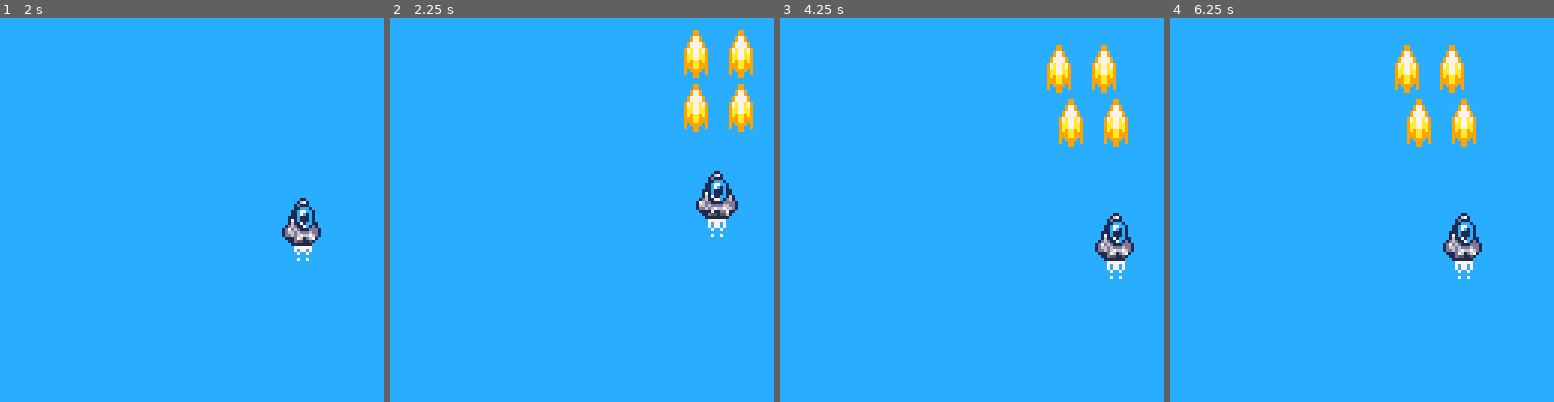
Above: before the commit, frames 1-4 (left to right).
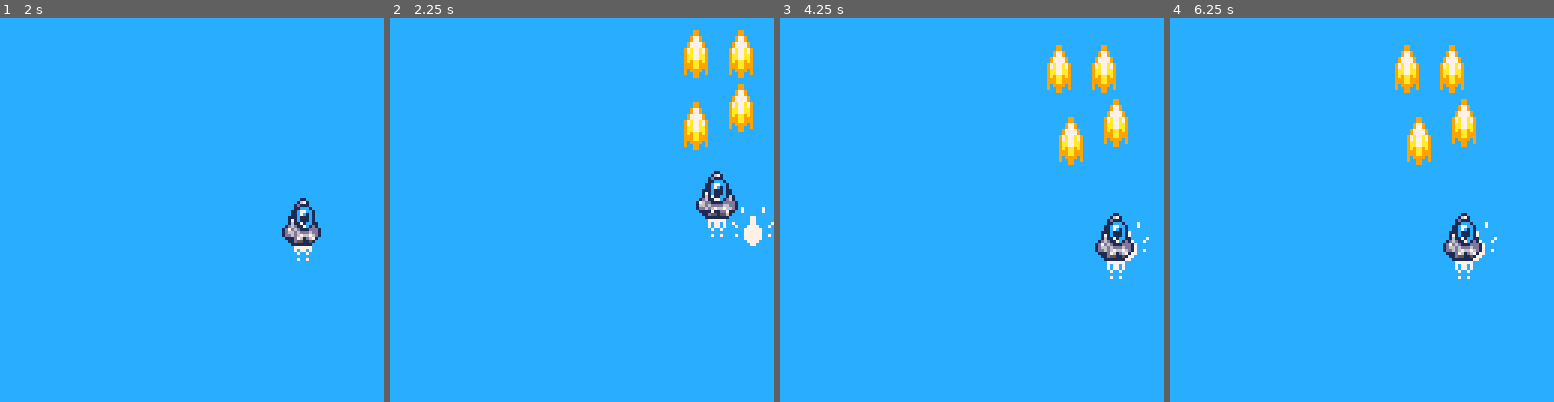
Above: after the commit, the same moments.

Repository: theRenard/move-and-fire
Game: PICO-8 cartridge advanced-shmup.p8
Same seed, same stepped clock (60 frames per second), same inputs: the game is played once before the commit and once after it.
Inputs:
- Up to frame 1 (2 s): tap O (Z key) at 0.7, 1.7 s; hold Right from 1.6 s (still down)
- Up to frame 2 (2.25 s): release Right at 2.1 s; tap O (Z key) at 2.1 s; hold Up from 2.15 s (still down)
- Up to frame 3 (4.25 s): release Up at 2.42 s; hold Right 2.47-3.03 s; tap O (Z key) every 0.4 s from 2.5 to 4.1 s; hold Left 3.08-3.58 s; hold Down 3.63-3.97 s; hold Right from 4.02 s (still down)
- Up to frame 4 (6.25 s): tap O (Z key) every 0.4 s from 4.5 to 6.1 s; release Right at 4.68 s; hold Up 4.73-5.03 s; hold Left 5.08-5.68 s; hold Down 5.73-6.03 s; hold Right from 6.08 s (still down)

Frame 1 is identical in both runs. In frame 2, 1.1% of the frame differs, in the area x 76-100%, y 17-60%; in frame 3, 0.9%; in frame 4, 0.9%.

Commit message:
Refactor entity pool handling for improved iteration; adjust z-index for ship and shot entities

Diff:
--- a/lua/classes.lua
+++ b/lua/classes.lua
@@ -36,9 +36,19 @@
   end,
 
   each = function(_ENV, method, ...)
-    for pl in all(entity.pools) do
-      for e in all(pl) do
-        if (e[method]) e[method](e, ...)
+    -- pq(entity.pools)
+    -- for pl in #entity.pools do
+    --   pq(entity.pools[pl])
+    --   for e in all(pl) do
+    --     if (e[method]) e[method](e, ...)
+    --   end
+    -- end
+    for z in pairs(entity.pools) do
+      for i = 1, #entity.pools[z] do
+        local e = entity.pools[z][i]
+        if e and e[method] then
+          e[method](e, ...)
+        end
       end
     end
   end,
@@ -58,11 +68,12 @@
   frames = {},
 
   init = function(_ENV)
-      entity.pools[z] = entity.pools[z] or {}
-      add(entity.pools[z], _ENV)
-      if pools[z] != entity.pools[z] then
-        add(pools[z], _ENV)
-      end
+    entity.pools[z] = entity.pools[z] or {}
+    add(entity.pools[z], _ENV)
+    if pools[z] != entity.pools[z] then
+      add(pools[z], _ENV)
+    end
+    pq(entity.pools)
   end,
 
   detect = function(_ENV, other, callback)
--- a/lua/entities/ship.lua
+++ b/lua/entities/ship.lua
@@ -2,6 +2,7 @@
 engine = entity:extend({
 	x = 0,
 	y = 0,
+	z = 15,
 	frames = { 12, 13, 14, 13 },
 	frame = 0,
 
@@ -31,7 +32,7 @@
 })
 
 ship = entity:extend({
-	z = 2,
+	z = 20,
 	x = 60,
 	y = 60,
 	w = 7,
@@ -54,6 +55,7 @@
 		-- add(shots, {x=x+3, y=y-2})
 		if shotTemp == 0 then
 			shot({
+				z = 10,
 				x = x - 3,
 				y = y - 8,
 				frames = { 32, 33, 34 },
@@ -61,6 +63,7 @@
 				spd = 6,
 			})
 			shot({
+				z = 10,
 				x = x + 12,
 				y = y - 8,
 				frames = { 32, 33, 34 },
@@ -68,10 +71,12 @@
 				spd = 6,
 			})
 			muzzle({
+				z = 10,
 				x = x - 3,
 				y = y + 2,
 			})
 			muzzle({
+				z = 10,
 				x = x + 12,
 				y = y + 2,
 			})
